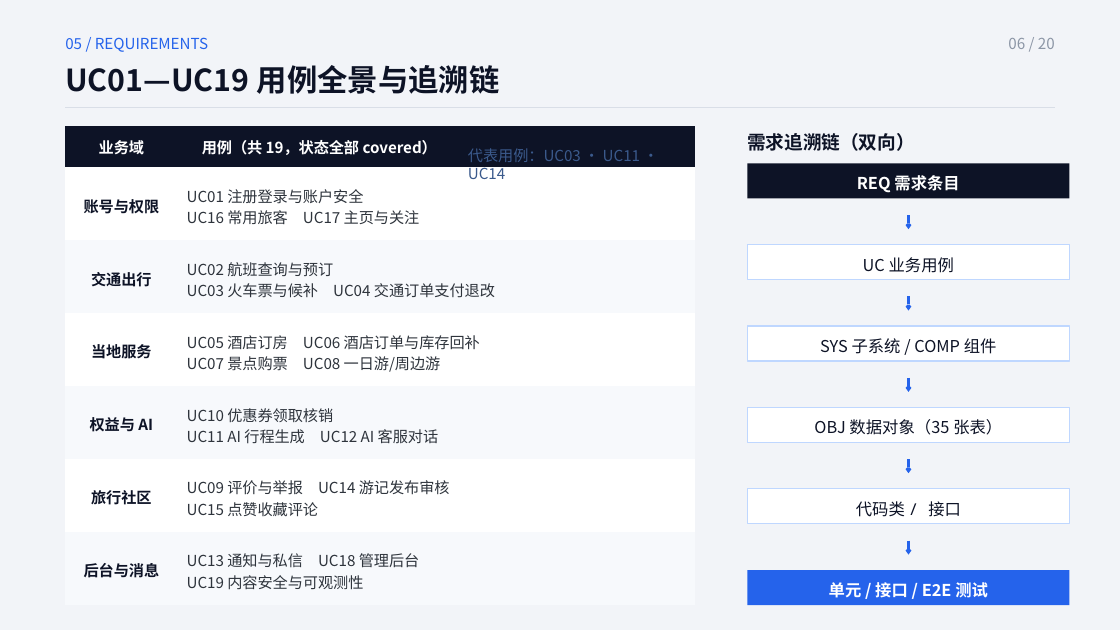
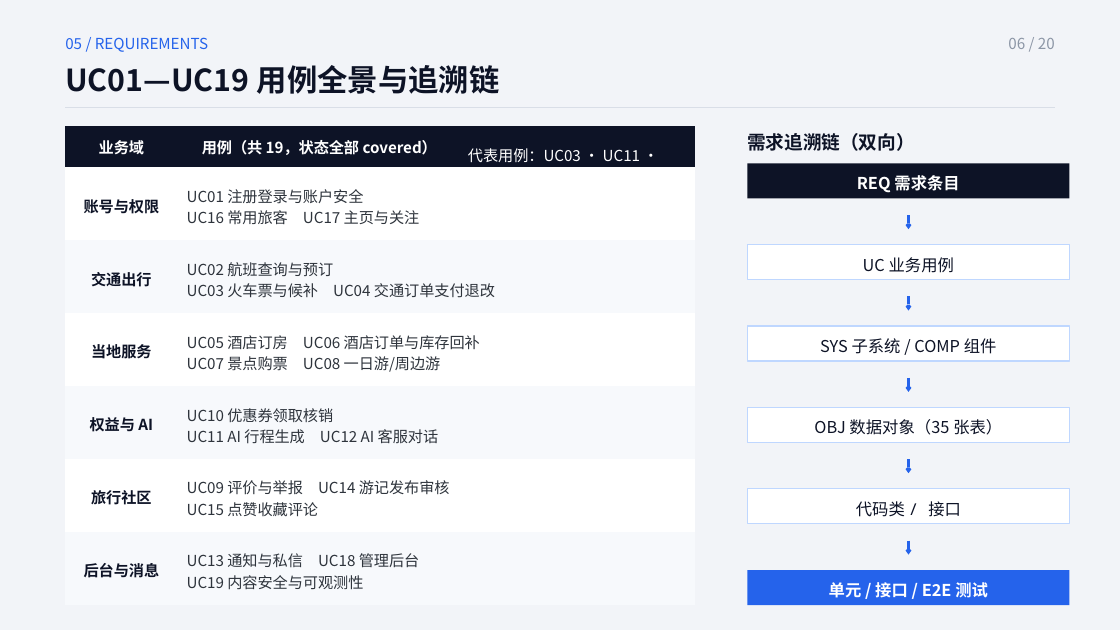
Before and after one commit to Miracle060811/Software_engineering, a slide deck: slide 6 of 06_defense/TravelMate云原生改造-最终答辩-第5组.pptx. Drawn at 1120x630 pixels with LibreOffice and Linux fonts; fonts in the diff are those of the drawing. Boxes give left, top, right and bottom in pixels: in the first picture for what was removed or moved away, otherwise in the second. Text is boxed around its words. In the diff, an @@ line names an element or a change of style, - is before the commit and + after.

```diff
--- a/06_defense/TravelMate云原生改造-最终答辩-第5组.pptx
+++ b/06_defense/TravelMate云原生改造-最终答辩-第5组.pptx
@@ text "代表用例：UC03 · UC11 · UC14" at <box>468,148,640,167</box>: text colour #3B5A8C to #FFFFFF @@
```
Also in this commit, not shown: 2 other slides changed, 2 other files.
